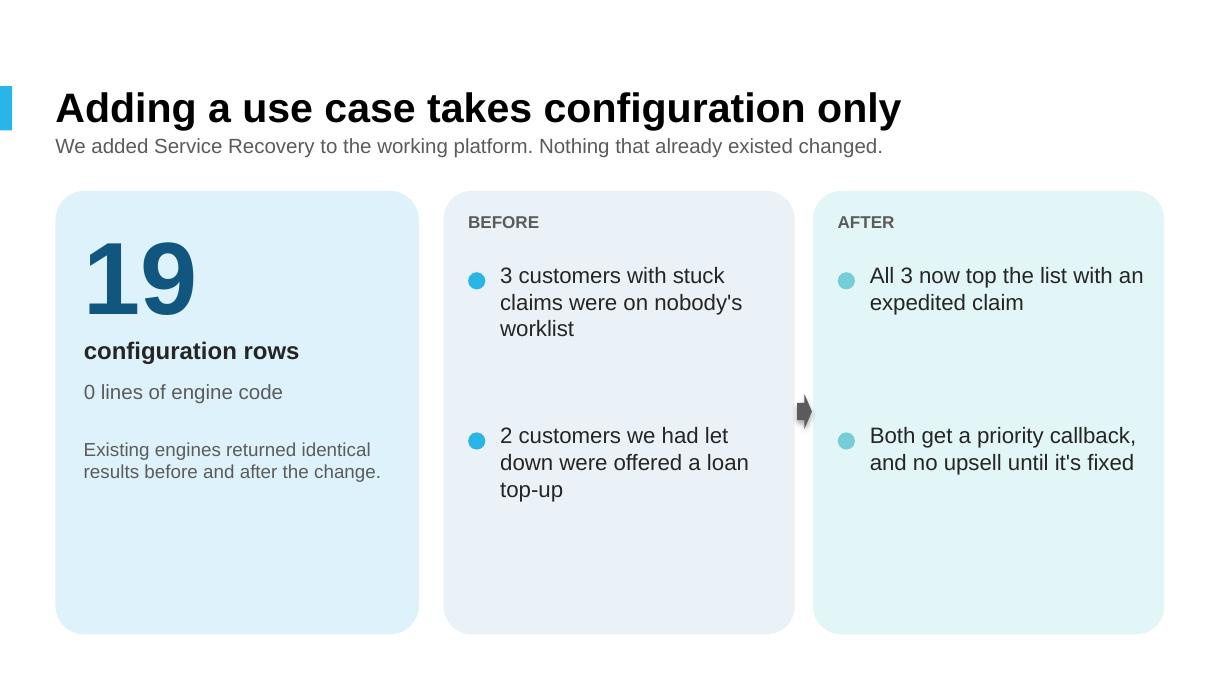
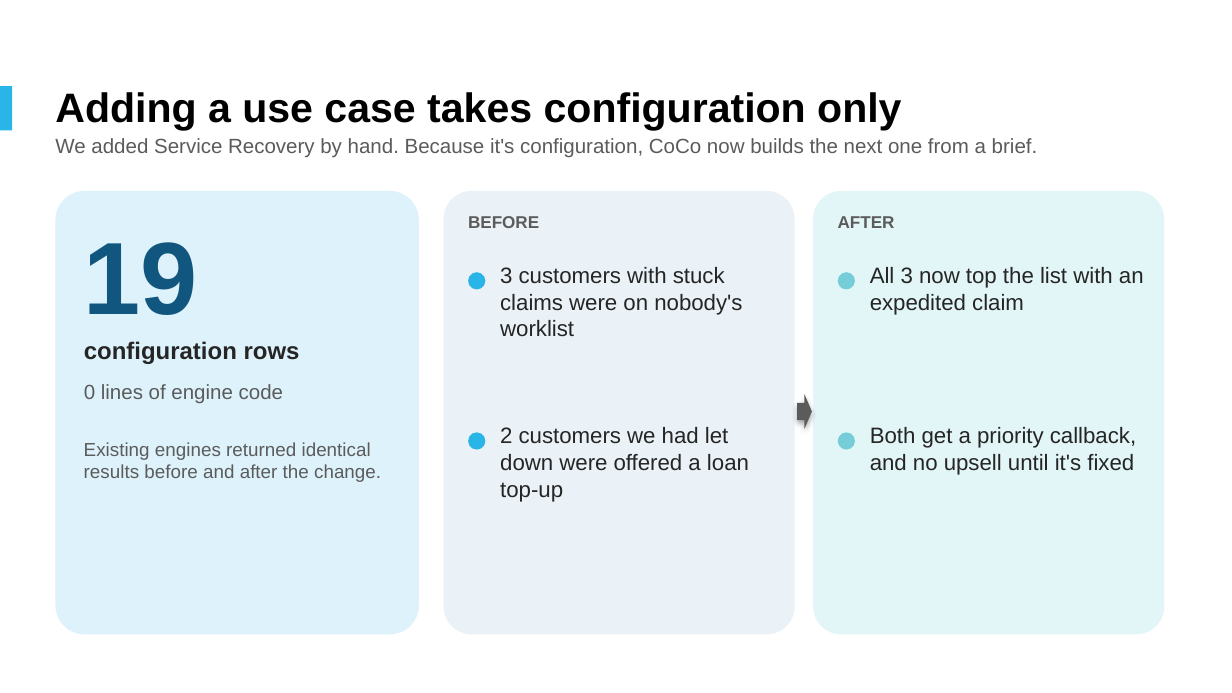
Before and after one commit to sairajsawant/snowflake-c360, a slide deck: slide 10 of deck/Customer360_Decisioning_Platform_Snowflake.pptx. Drawn at 1232x693 pixels with LibreOffice and Linux fonts; fonts in the diff are those of the drawing; background and template pictures are left out. Boxes give left, top, right and bottom in pixels: in the first picture for what was removed or moved away, otherwise in the second. Text is boxed around its words. In the diff, an @@ line names an element or a change of style, - is before the commit and + after.

```diff
--- a/deck/Customer360_Decisioning_Platform_Snowflake.pptx
+++ b/deck/Customer360_Decisioning_Platform_Snowflake.pptx
@@ text at (55,138,1038,157): text changed @@
-We added Service Recovery to the working platform. Nothing that already existed changed.
+We added Service Recovery by hand. Because it's configuration, CoCo now builds the next one from a brief.
```
Also in this commit, not shown: 6 other slides changed, 2 slides added, 37 other files.
